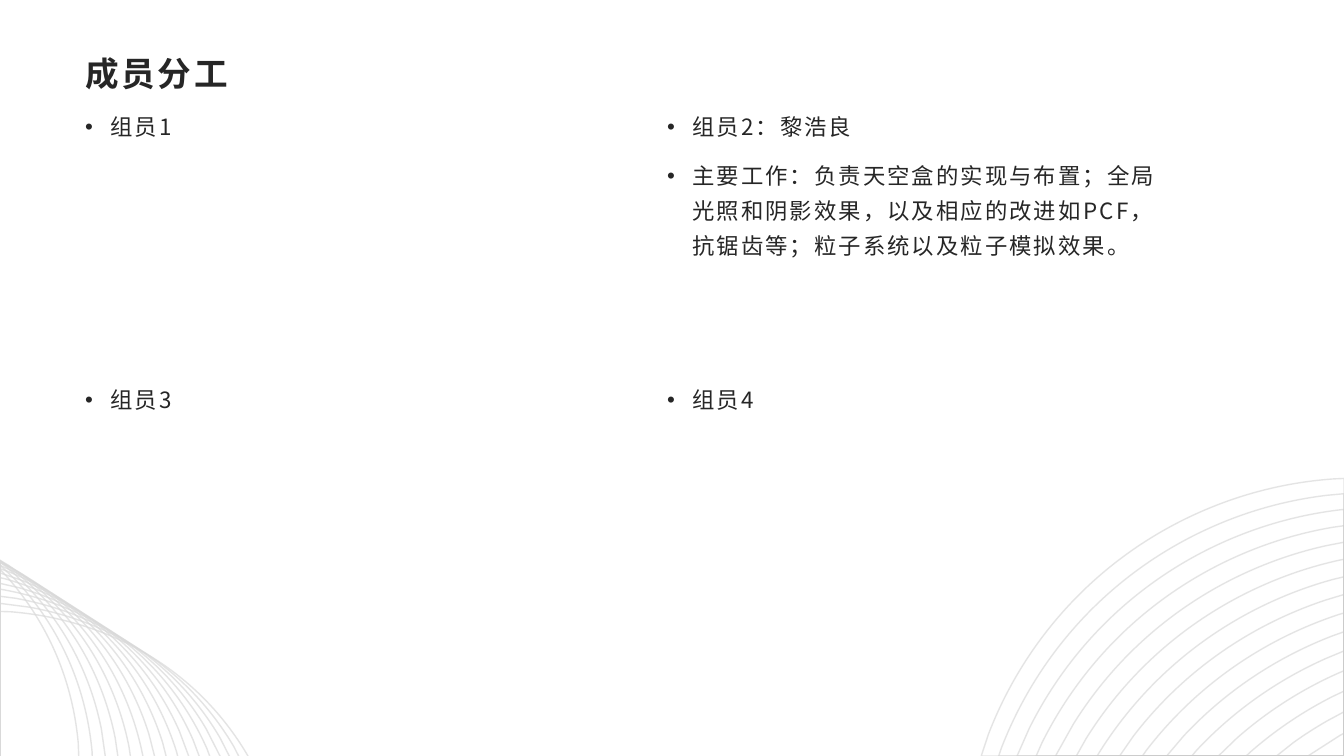
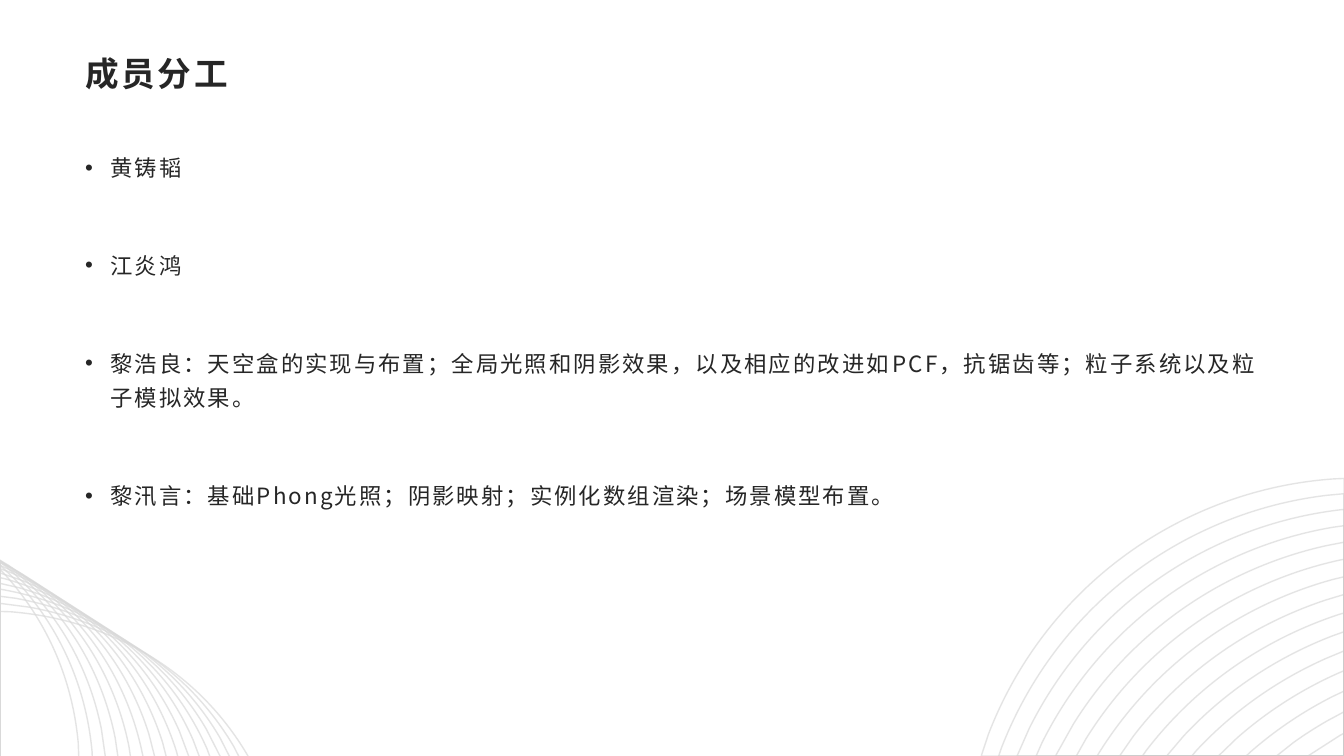
Before and after one commit to computer-graphic-2019/Group19, a slide deck: slide 5 of CG_final.pptx (slide 2 before the commit). Drawn at 1344x756 pixels with LibreOffice and Linux fonts; fonts in the diff are those of the drawing. Boxes give left, top, right and bottom in pixels: in the first picture for what was removed or moved away, otherwise in the second. Text is boxed around its words. In the diff, an @@ line names an element or a change of style, - is before the commit and + after.

```diff
--- a/CG_final.pptx
+++ b/CG_final.pptx
@@ text removed at [692,116,1154,258] @@
-• 组员2：黎浩良
-• 主要工作：负责天空盒的实现与布置；全局光照和阴影效果，以及相应的改进如PCF，抗锯齿等；粒子系统以及粒子模拟效果。
@@ text at [110,157,1255,510]: text changed @@
-• 组员1
+• 黄铸韬
+• 江炎鸿
+• 黎浩良：天空盒的实现与布置；全局光照和阴影效果，以及相应的改进如PCF，抗锯齿等；粒子系统以及粒子模拟效果。
+• 黎汛言：基础Phong光照；阴影映射；实例化数组渲染；场景模型布置。
@@ text removed at [110,389,171,410] @@
-• 组员3
@@ text removed at [692,389,753,410] @@
-• 组员4
```
Also in this commit, not shown: 10 other slides changed, 10 slides added, 3 slides removed.
